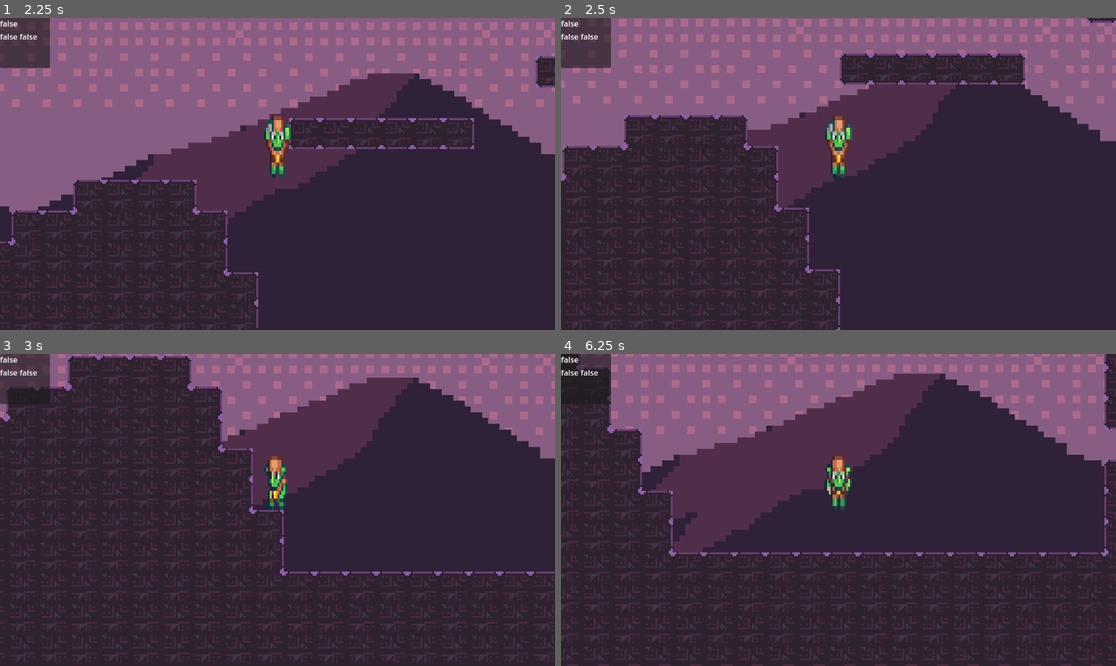
Above: before the commit, frames 1-4 (two rows, left to right).
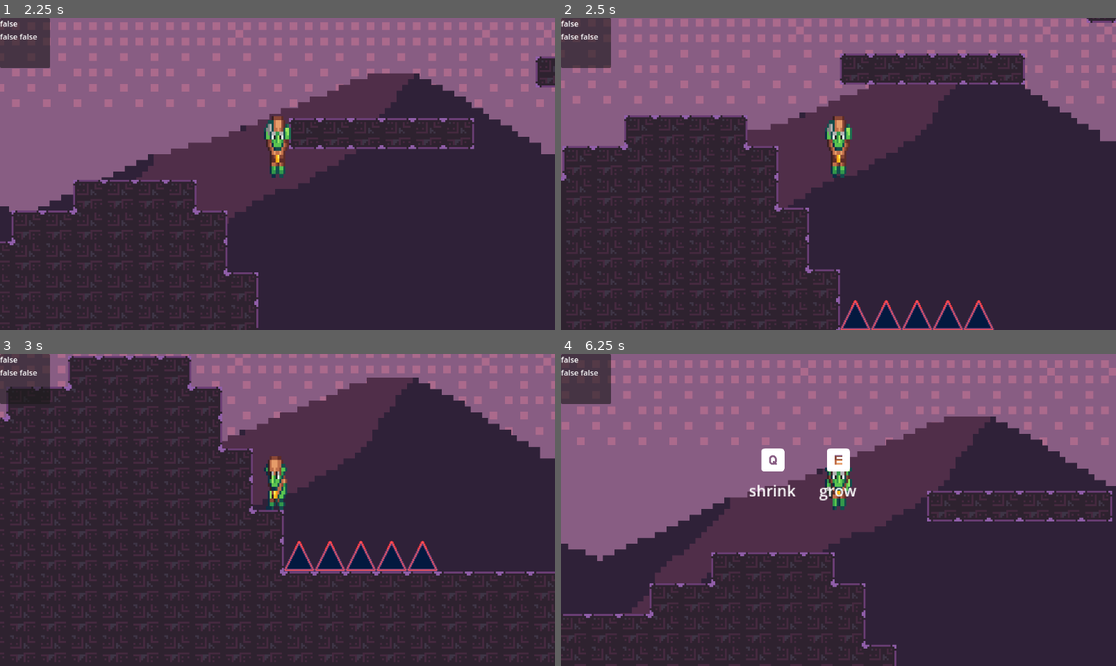
Above: after the commit, the same moments.

Repository: DevFTB/GMTK2024
Game: Godot game, scene res://main.tscn
The game is run twice, just before and just after one commit, with the same random seed, the same clock (stepped at 60 frames per second) and the same inputs.
Inputs:
- Up to frame 1 (2.25 s): hold D (move_right) 0.53-2.03 s; tap Space (jump) at 0.77, 1.52 s; hold A (move_left) from 2.03 s (still down)
- Up to frame 2 (2.5 s): keep holding A (move_left)
- Up to frame 3 (3 s): keep holding A (move_left)
- Up to frame 4 (6.25 s): tap Space (jump) at 3.02, 3.77, 4.52, 6.02 s; release A (move_left) at 4.28 s; hold D (move_right) from 4.28 s (still down)

Frame 1 is identical in both runs. In frame 2, 1.5% of the frame differs, in the area x 50-79%, y 90-100%; in frame 3, 1.5%; in frame 4, 36%, in the area x 0-100%, y 0-100%.

Commit message:
added spikes

Diff:
--- a/entity/player/player.tscn
+++ b/entity/player/player.tscn
@@ -246,6 +246,7 @@
 
 [node name="Camera2D" type="Camera2D" parent="."]
 zoom = Vector2(2, 2)
+position_smoothing_speed = 10.0
 
 [node name="ActiveEnvironmentDetector" type="Node2D" parent="."]
 position = Vector2(0, -29)
--- a/entity/player/scripts/player.gd
+++ b/entity/player/scripts/player.gd
@@ -2,6 +2,7 @@
 class_name Player
 
 signal size_mode_changed(new_size: SizeMode)
+signal killed
 
 enum SizeMode {
 	SMALL, NORMAL, BIG
@@ -33,3 +34,6 @@
 		collider.set_deferred("disabled", s != size_mode)
 
 	size_mode_changed.emit(size_mode)
+
+func kill() -> void:
+	killed.emit()
--- a/level/components/interactor/player_interactor.tscn
+++ b/level/components/interactor/player_interactor.tscn
@@ -6,6 +6,8 @@
 size = Vector2(64, 64)
 
 [node name="PlayerInteractor" type="Area2D"]
+collision_layer = 0
+collision_mask = 4
 script = ExtResource("1_1v3n3")
 
 [node name="CollisionShape2D" type="CollisionShape2D" parent="."]
--- /dev/null
+++ b/level/components/spikes/spikes.gd
@@ -0,0 +1,9 @@
+extends Node2D
+
+@onready var death_area: PlayerInteractor = $DeathArea
+
+func _ready() -> void:
+	death_area.player_entered.connect(_kill)
+
+func _kill(player: Player) -> void:
+	player.kill()
--- /dev/null
+++ b/level/components/spikes/spikes.tscn
@@ -0,0 +1,28 @@
+[gd_scene load_steps=5 format=3 uid="uid://b1n6yi2vb51yw"]
+
+[ext_resource type="Script" path="res://level/components/spikes/spikes.gd" id="1_2pncc"]
+[ext_resource type="Texture2D" uid="uid://wbir48vj5ioi" path="res://level/components/spikes/spike_texture.png" id="2_nmoqx"]
+[ext_resource type="Script" path="res://level/components/interactor/player_interactor.gd" id="3_6437b"]
+
+[sub_resource type="RectangleShape2D" id="RectangleShape2D_7n083"]
+size = Vector2(160, 32)
+
+[node name="Spikes" type="Node2D"]
+script = ExtResource("1_2pncc")
+
+[node name="Sprite2D" type="Sprite2D" parent="."]
+texture_repeat = 2
+texture = ExtResource("2_nmoqx")
+centered = false
+offset = Vector2(0, -32)
+region_enabled = true
+region_rect = Rect2(0, 0, 160, 32)
+
+[node name="DeathArea" type="Area2D" parent="."]
+collision_layer = 0
+collision_mask = 4
+script = ExtResource("3_6437b")
+
+[node name="CollisionShape2D" type="CollisionShape2D" parent="DeathArea"]
+position = Vector2(80, -16)
+shape = SubResource("RectangleShape2D_7n083")
--- a/main.tscn
+++ b/main.tscn
@@ -1,10 +1,12 @@
-[gd_scene load_steps=9 format=4 uid="uid://dheorebroev8w"]
+[gd_scene load_steps=11 format=4 uid="uid://dheorebroev8w"]
 
 [ext_resource type="TileSet" uid="uid://b73oh2j4enl2e" path="res://level/level_tileset.tres" id="1_c5hwl"]
 [ext_resource type="Script" path="res://main.gd" id="1_rs1g5"]
+[ext_resource type="Script" path="res://world.gd" id="2_lml2l"]
 [ext_resource type="PackedScene" uid="uid://ddwfgepcoitce" path="res://entity/player/player.tscn" id="3_yqlic"]
 [ext_resource type="PackedScene" uid="uid://cjybd10jscmqw" path="res://level/components/size_changer/size_changer.tscn" id="4_ytqrs"]
 [ext_resource type="Texture2D" uid="uid://bb6pd6cyjs4wa" path="res://level/parallax-mountain-bg.png" id="5_0243f"]
+[ext_resource type="PackedScene" uid="uid://b1n6yi2vb51yw" path="res://level/components/spikes/spikes.tscn" id="6_d2dco"]
 [ext_resource type="Texture2D" uid="uid://dalxtjntu5g23" path="res://level/parallax-mountain-mountains.png" id="6_tvffr"]
 [ext_resource type="Script" path="res://gui/debug_gui.gd" id="13_26jet"]
 [ext_resource type="PackedScene" uid="uid://bj0swktf7h5tp" path="res://level/components/fan/fan.tscn" id="15_0nl63"]
@@ -13,6 +15,7 @@
 script = ExtResource("1_rs1g5")
 
 [node name="World" type="Node2D" parent="."]
+script = ExtResource("2_lml2l")
 
 [node name="Platforms" type="TileMapLayer" parent="World"]
 tile_map_data = PackedByteArray("AAD//wAAAAAAAAAAAAAAAAAAAAABAAAAAAABAAAAAAABAAAAAAACAAAAAAACAAAAAAAFAAoAAAABAAIAAAAFAA …(16544 unchanged characters)…
@@ -27,6 +30,11 @@
 
 [node name="Fan" parent="World" instance=ExtResource("15_0nl63")]
 position = Vector2(448, 224)
+
+[node name="Spikes" parent="World" instance=ExtResource("6_d2dco")]
+position = Vector2(192, 224)
+
+[node name="SpawnPoint" type="Node2D" parent="World"]
 
 [node name="CanvasLayer" type="CanvasLayer" parent="."]
 
--- /dev/null
+++ b/world.gd
@@ -0,0 +1,12 @@
+extends Node2D
+
+@onready var spawn_point: Node2D = $SpawnPoint
+
+@onready var player: Player = $Player
+
+func _ready() -> void:
+	player.global_position = spawn_point.global_position
+	player.killed.connect(_on_player_kill)
+
+func _on_player_kill() -> void:
+	player.global_position = spawn_point.global_position
Binary file added: level/components/spikes/spike_texture.png
Not shown, added: level/components/spikes/spike_texture.png.import
